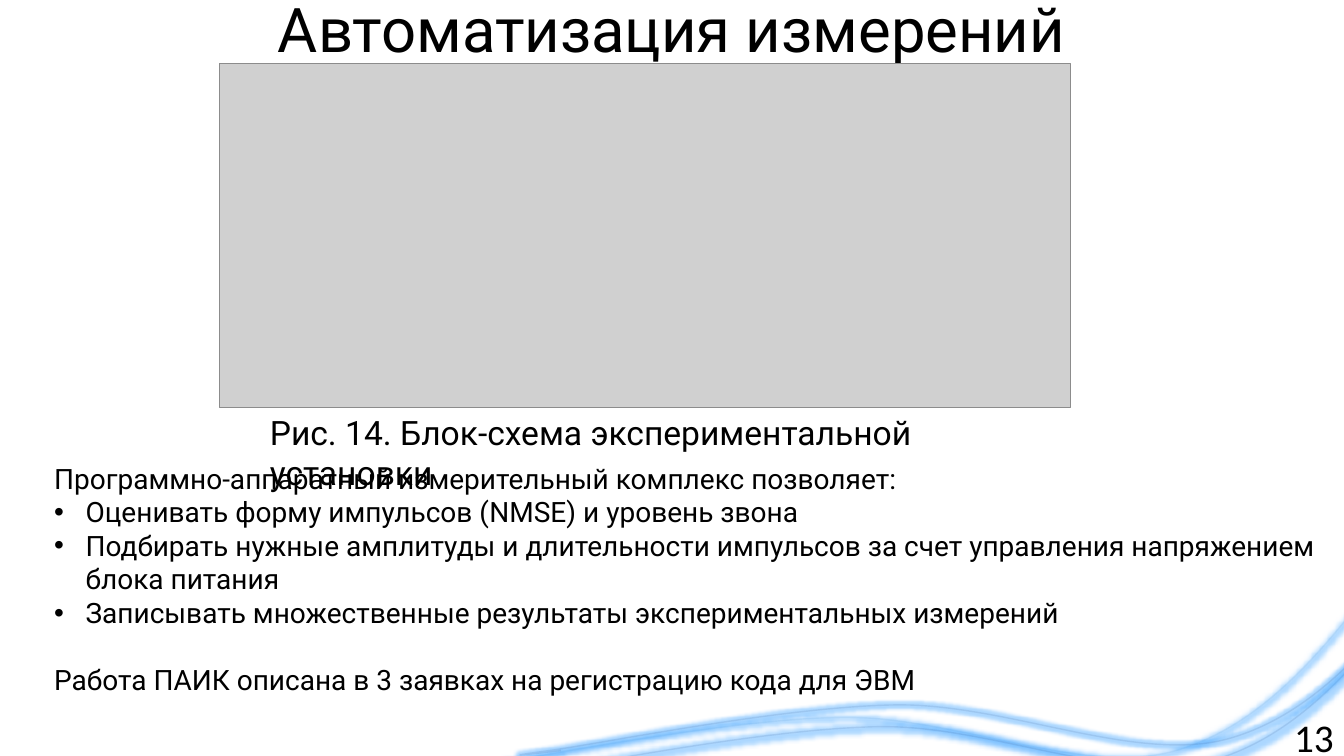
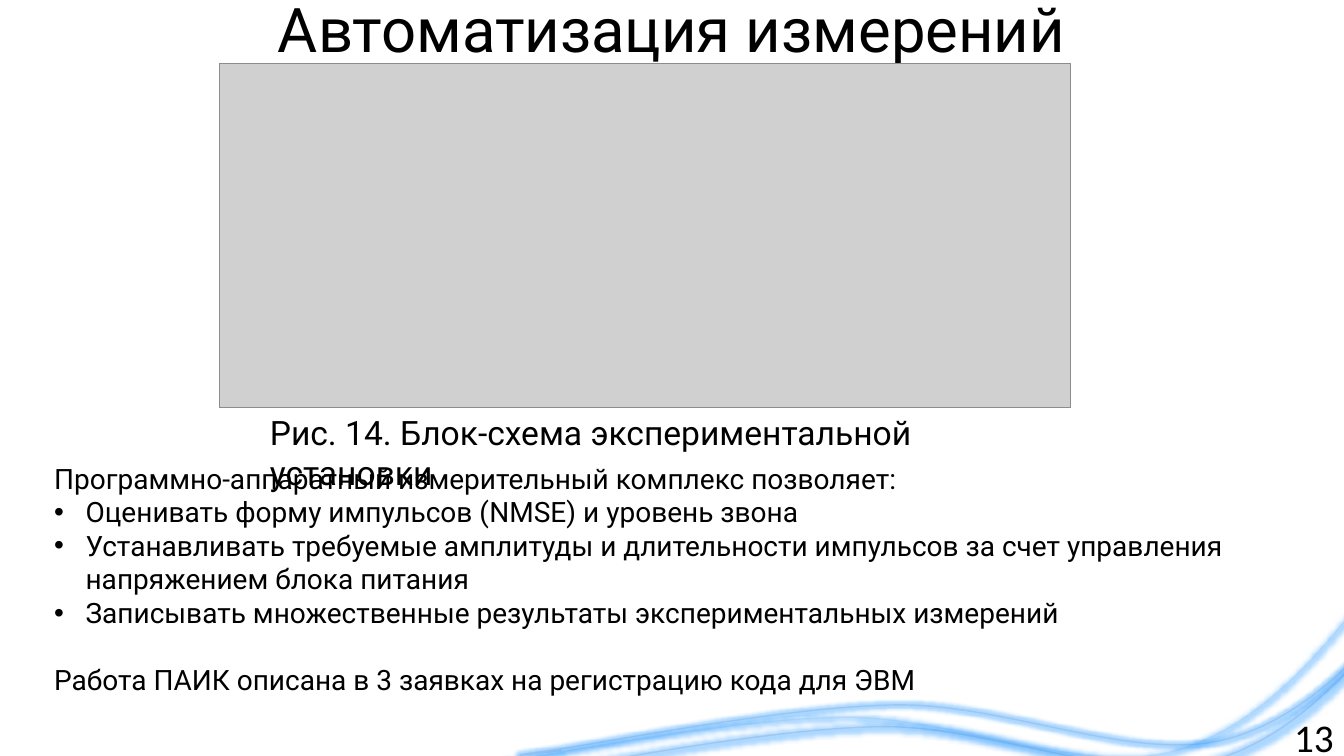
Before and after one commit to liveinscarlet/Study, a slide deck: slide 13 of Диссертация и предзащита/Презентация для предзащиты.pptx. Drawn at 1344x756 pixels with LibreOffice and Linux fonts; fonts in the diff are those of the drawing; grey boxes stand for pictures; background and template pictures are left out. Boxes give left, top, right and bottom in pixels: in the first picture for what was removed or moved away, otherwise in the second. Text is boxed around its words. In the diff, an @@ line names an element or a change of style, - is before the commit and + after.

```diff
--- a/Диссертация и предзащита/Презентация для предзащиты.pptx
+++ b/Диссертация и предзащита/Презентация для предзащиты.pptx
@@ text at (86, 534, 1222, 595): text changed @@
-• Подбирать нужные амплитуды и длительности импульсов за счет управления напряжением блока питания
+• Устанавливать требуемые амплитуды и длительности импульсов за счет управления напряжением блока питания
```
Also in this commit, not shown: 2 other slides changed, 7 other files.
